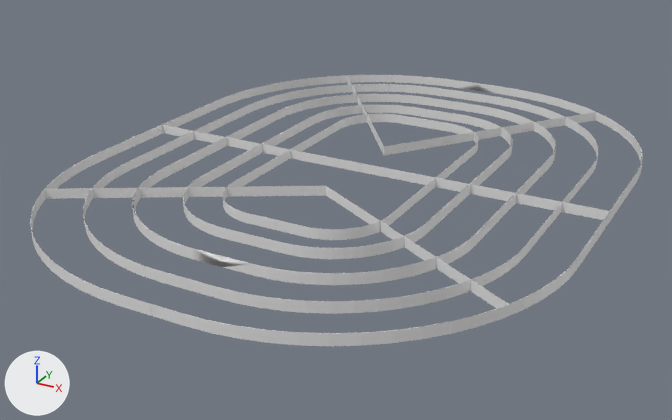
The OBJ model SW_armada/assets/ships/covenant/cas/ruler.obj as it was, and as the next commit left it.
Rendered twice from a 50 mm lens placed at (21.5, -44.9, 18.4), pointed at (-0.7, -4.5, -1.8). The lights are fixed; the arrows at lower left show +X, +Y and +Z. Where no turn or scale is listed for an object, it has been applied to the vertices.

Objects in the first picture: 'CustomArc_Back.007', 'CustomArc_Front.010', 'CustomArc_MiddleHuge.003', 'Distance_Ruler_-_shortHuge.001', 'Range_Ruler_Template_-_ShortHuge.002'.
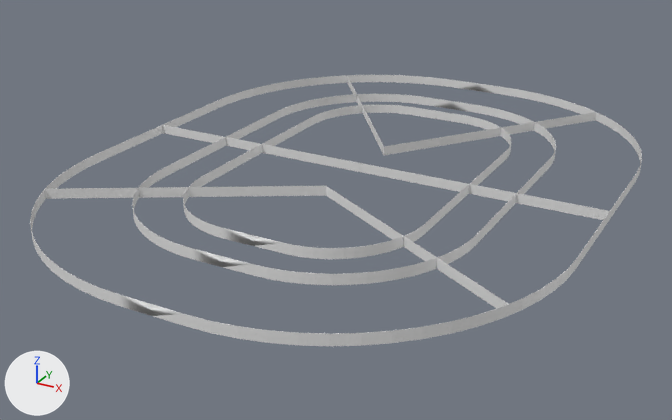
Boxes [x1, y1, x2, y2] around the edits, measured in the pictures (672 x 420 px):
'Distance_Ruler_-_shortHuge.001', deleted
    before: [31, 75, 643, 336]

Diff of the bpy script that builds the scene:
```diff
--- a/SW_armada/assets/ships/covenant/cas/ruler.obj.py
+++ b/SW_armada/assets/ships/covenant/cas/ruler.obj.py
@@ ob_distance_ruler___shorthuge_001 @@
-ob_distance_ruler___shorthuge_001 = bpy.data.objects.new('Distance_Ruler_-_shortHuge.001', me_distance_ruler___shorthuge_001)
-ob_distance_ruler___shorthuge_001.location = (0.0, 0.0, 0.0)
```
